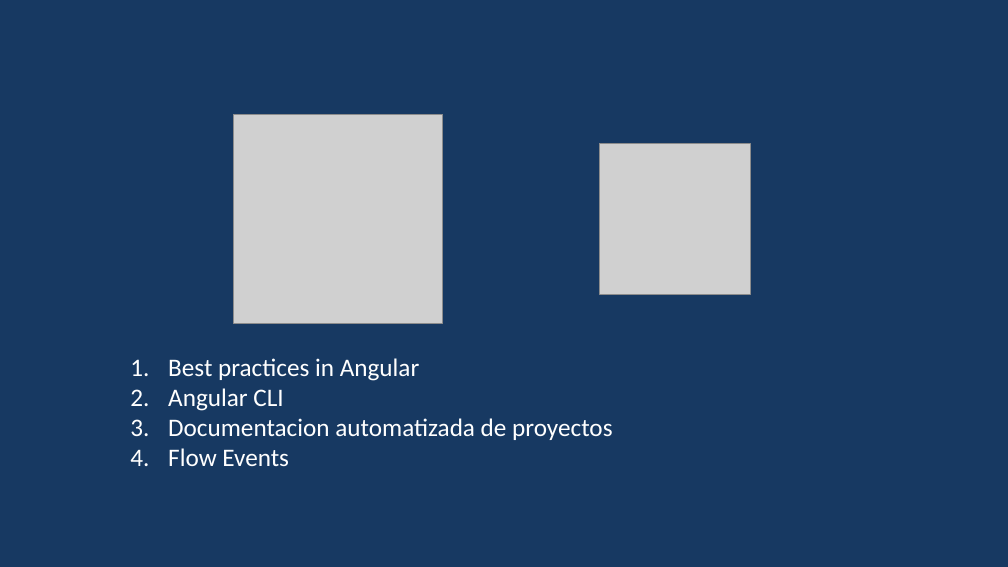
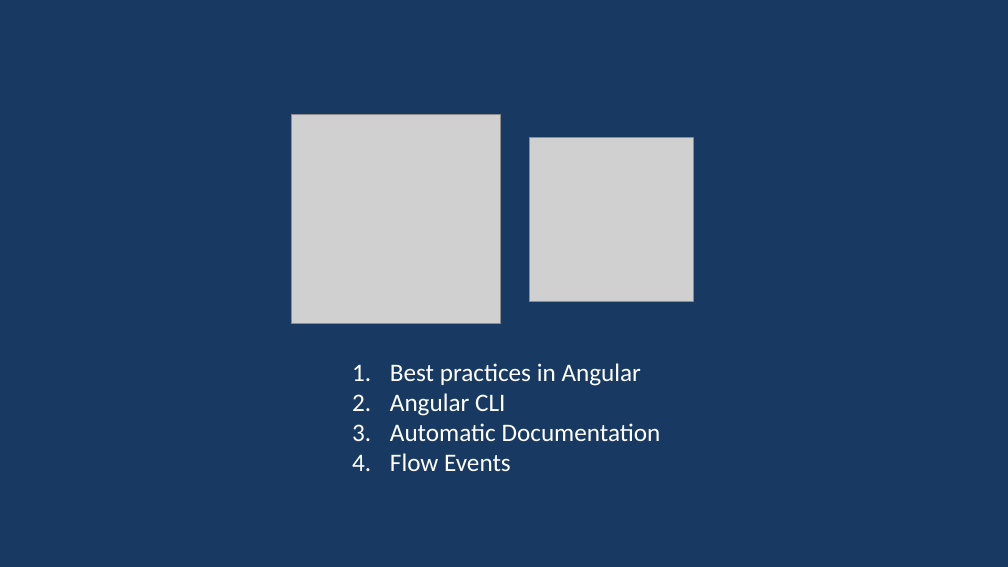
Before and after one commit to rached193/AngularWorkshop-20181116, a slide deck: slide 2 of 02_angular_cli/02_angular_cli.pptx. Drawn at 1008x567 pixels with LibreOffice and Linux fonts; fonts in the diff are those of the drawing; grey boxes stand for pictures. Boxes give left, top, right and bottom in pixels: in the first picture for what was removed or moved away, otherwise in the second. Text is boxed around its words. In the diff, an @@ line names an element or a change of style, - is before the commit and + after.

```diff
--- a/02_angular_cli/02_angular_cli.pptx
+++ b/02_angular_cli/02_angular_cli.pptx
@@ picture: place and size @@
-picture at [234, 114, 443, 324]
+picture at [291, 114, 501, 324]
@@ picture: place and size @@
-picture at [600, 144, 750, 294]
+picture at [529, 138, 693, 302]
@@ text "Best practices in Angular": place and size @@
-text "Best practices in Angular" at [168, 358, 612, 466]
+text "Best practices in Angular" at [390, 363, 661, 471]
@@ text at [390, 423, 661, 441]: text changed @@
-3. Documentacion automatizada de proyectos
+3. Automatic Documentation
```
Also in this commit, not shown: 5 other slides changed, 12 slides added, 57 other files.
